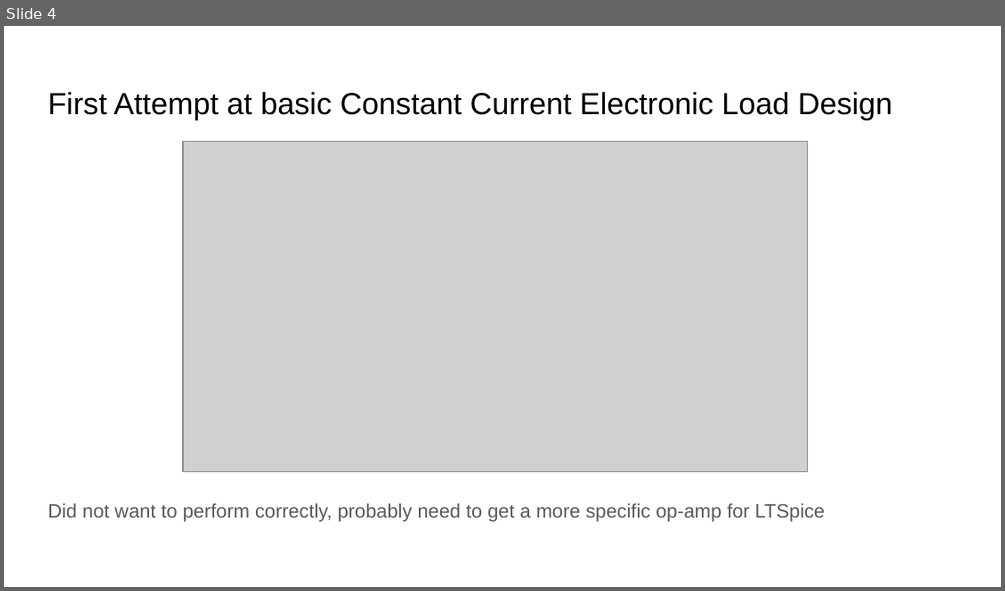
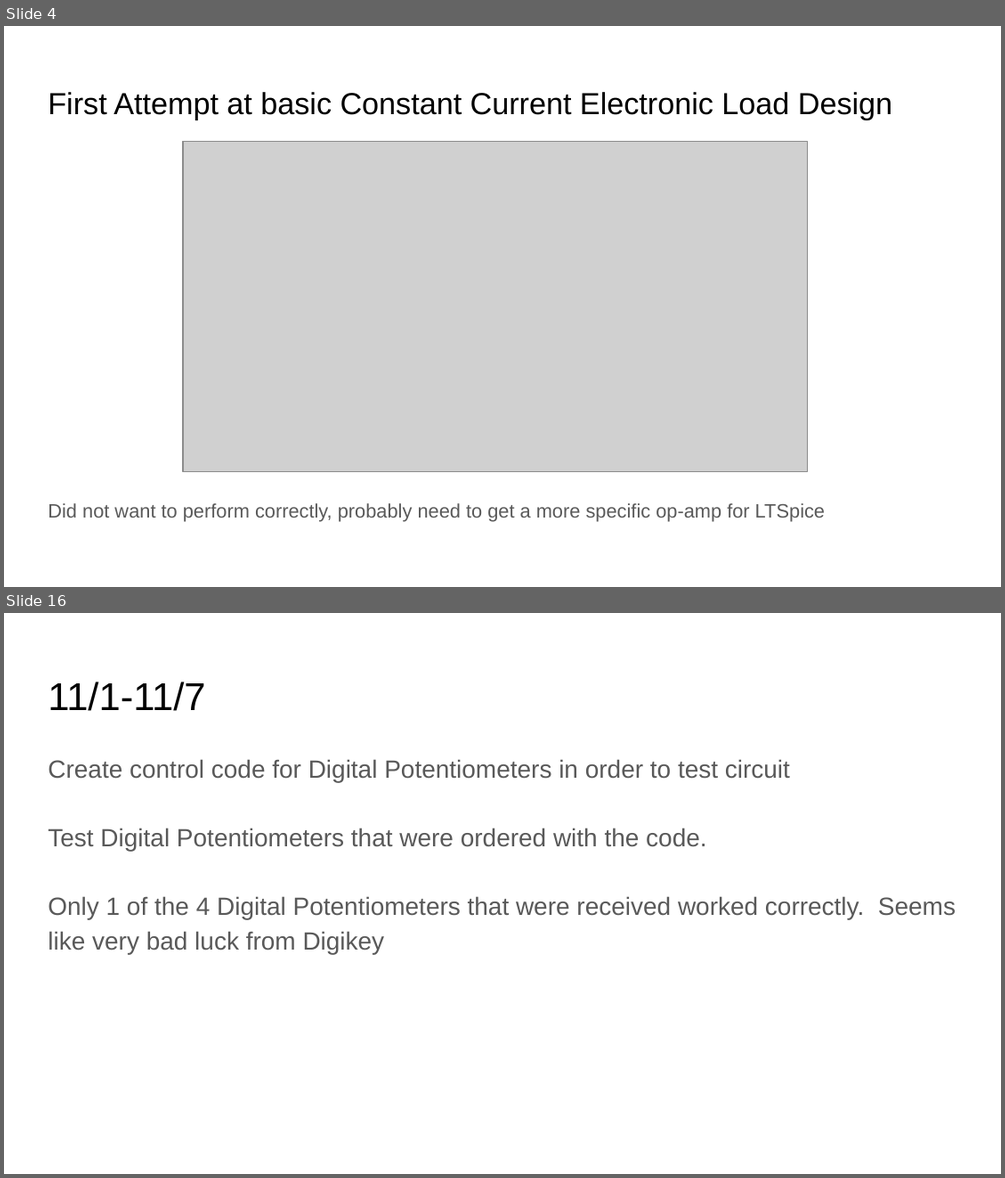
Before and after one commit to Xylot/DAPL, a slide deck: Project Notebook - Group 4/Project Notebook - Group 4/1. Individual/Cooper/Cooper Project Notebook.pptx. Shown one above the other, each under a label of ours: slide 4 before the commit, slides 4 and 16 after it; the slides between them are not shown. The pictures are 1005x591 and 1005x1178 pixels, drawn with LibreOffice and Linux fonts; fonts in the diff are those of the drawing; grey boxes stand for pictures. Boxes give left, top, right and bottom in pixels: in the first picture for what was removed or moved away, otherwise in the second. Text is boxed around its words. In the diff, an @@ line names an element or a change of style, - is before the commit and + after.

```diff
--- a/Project Notebook - Group 4/Project Notebook - Group 4/1. Individual/Cooper/Cooper Project Notebook.pptx
+++ b/Project Notebook - Group 4/Project Notebook - Group 4/1. Individual/Cooper/Cooper Project Notebook.pptx
@@ slide 16 added at [4,613,1001,1174], background #FFFFFF @@
@@ title added at [48,682,205,711], 28 pt, text #000000 @@
+11/1-11/7
@@ text added at [48,759,955,954], 18 pt, text #595959 @@
+Create control code for Digital Potentiometers in order to test circuit
+Test Digital Potentiometers that were ordered with the code.
+Only 1 of the 4 Digital Potentiometers that were received worked correctly. Seems like very bad luck from Digikey
```
Also in this commit, not shown: 18 other slides added, 17 other files.
